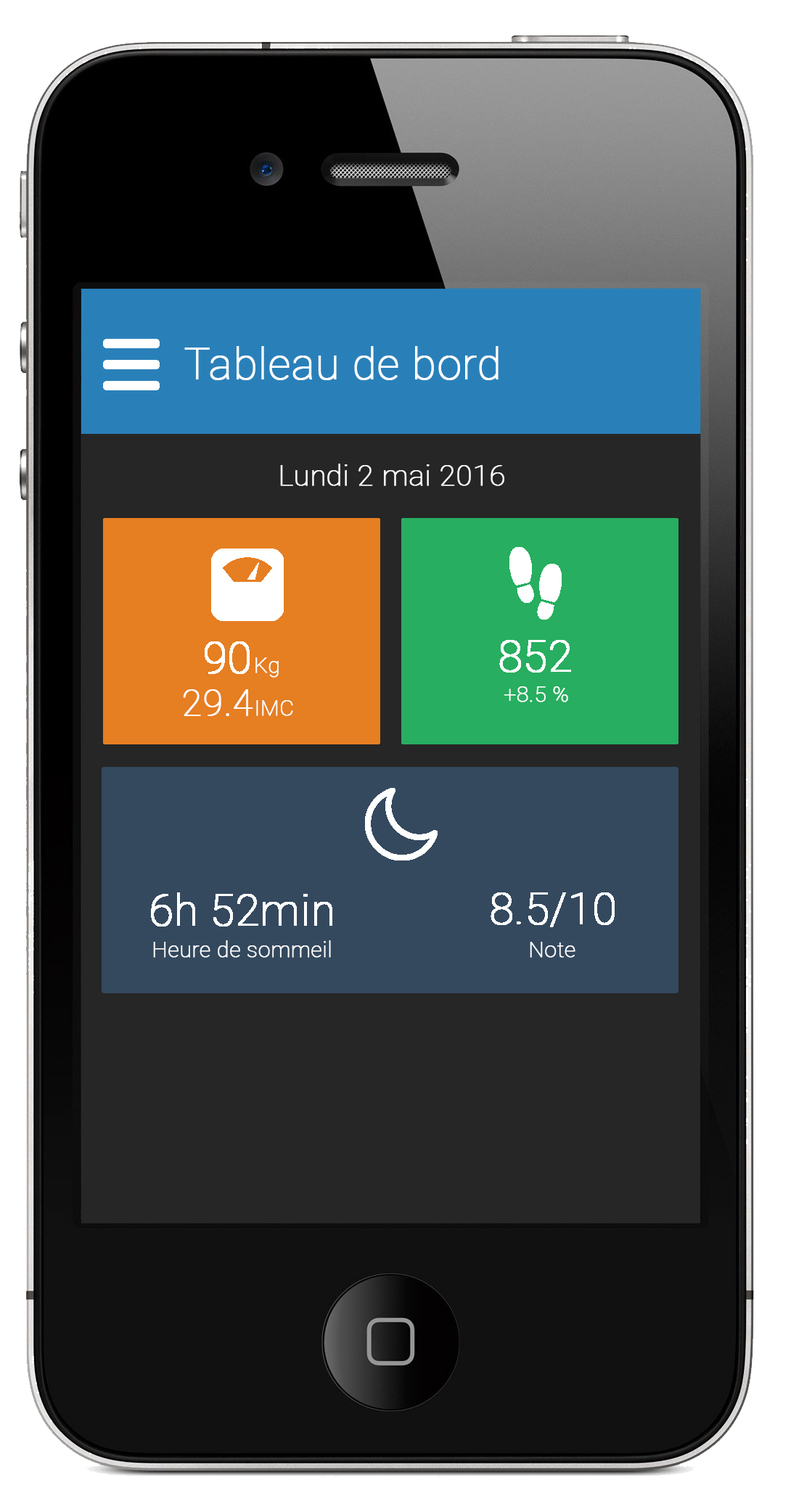
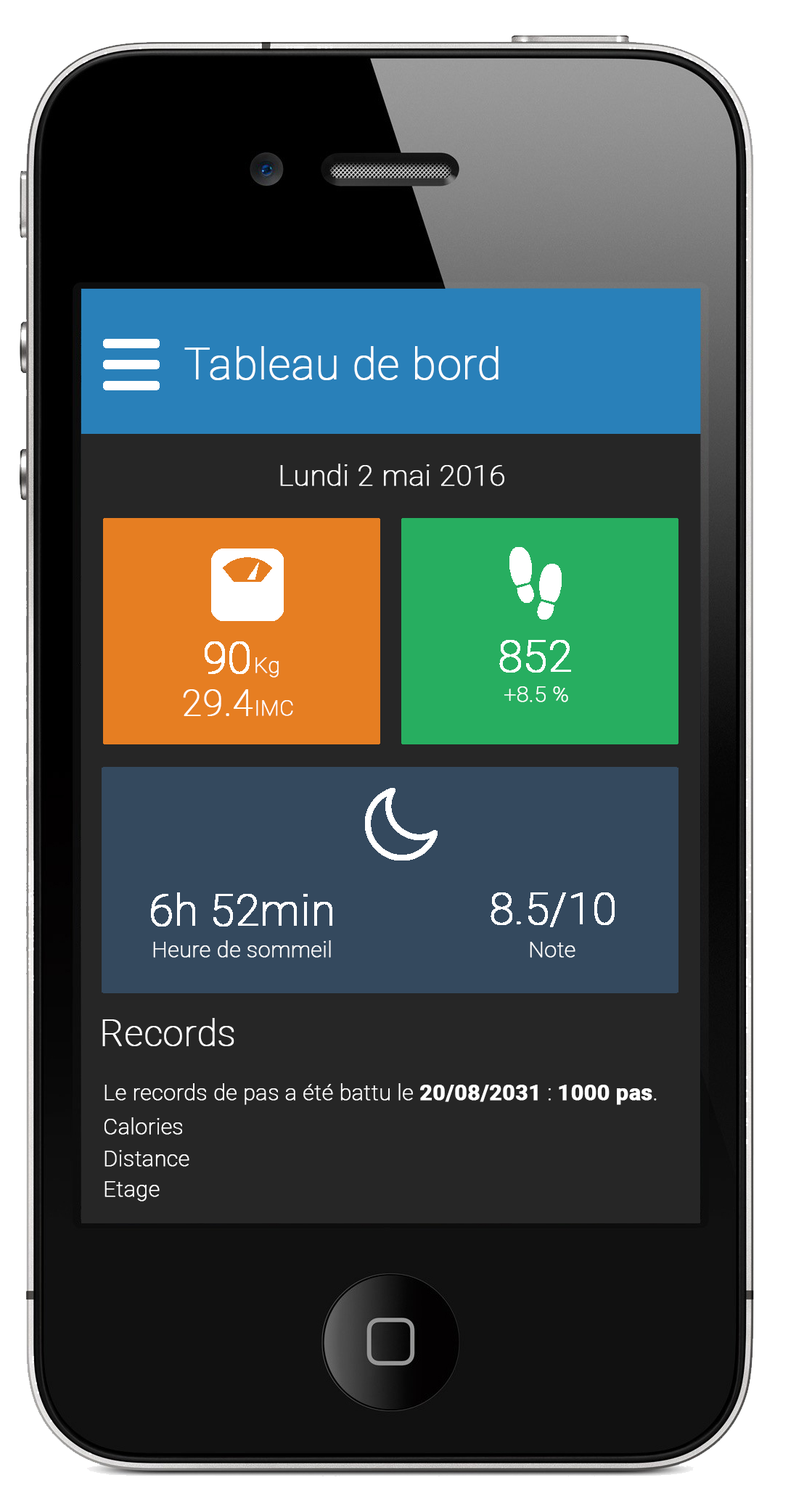
Comparing the layer stacks of the two w=812, h=1512 images. Changes:
added layer "Etage" above "Distance" over (x1=104, y1=1181, x2=160, y2=1202)
added layer "Distance" above "Calories" over (x1=104, y1=1150, x2=190, y2=1167)
added layer "Calories" above "Le records de pas a été battu le 20/08/2031 : 1000 pas." over (x1=104, y1=1117, x2=183, y2=1135)
added layer "Le records de pas a été battu le 20/08/2031 : 1000 pas." above "Records" over (x1=104, y1=1083, x2=657, y2=1106)
added layer "Records" above "29.4" over (x1=102, y1=1017, x2=235, y2=1047)
